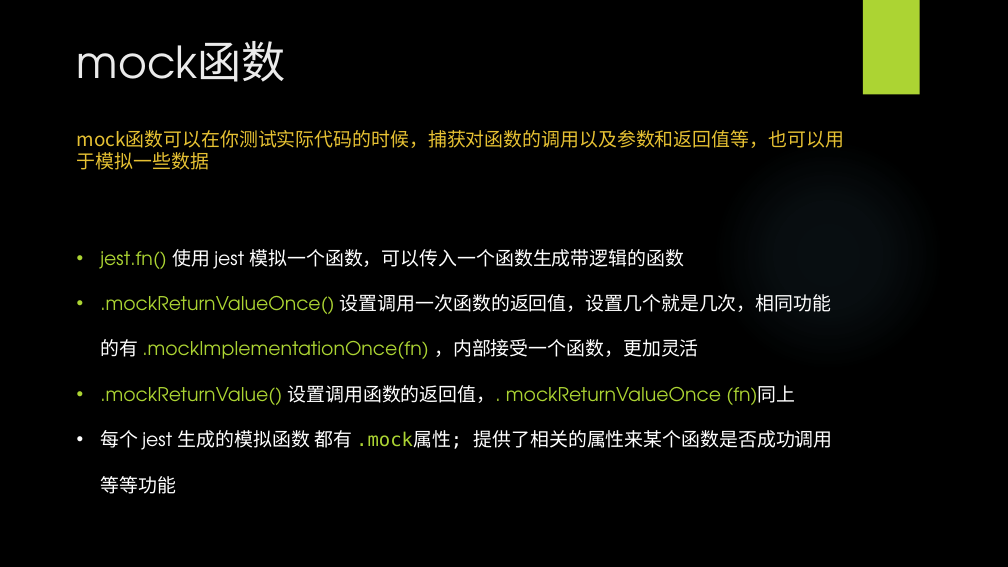
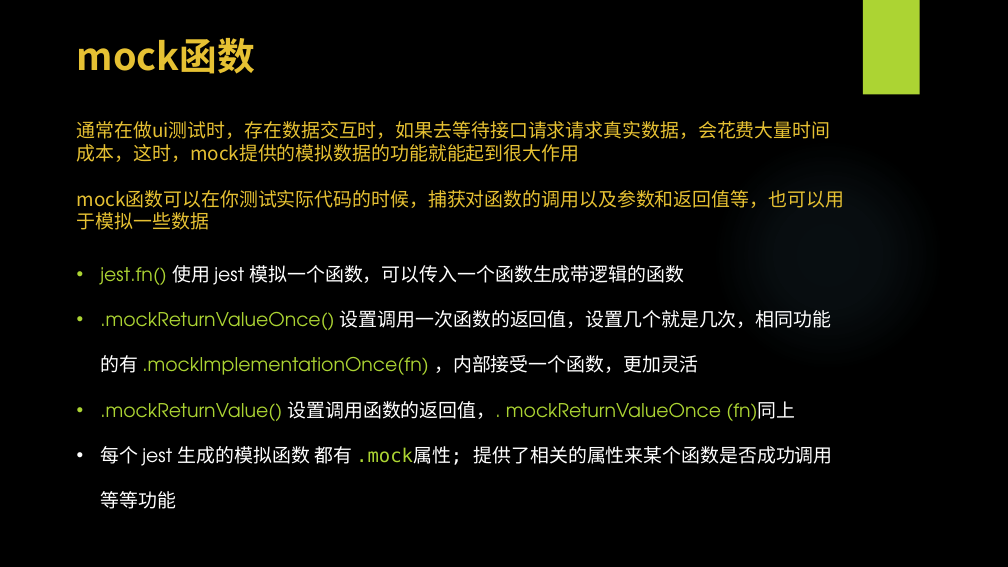
Before and after one commit to WangEbo/auto-test, a slide deck: slide 13 of 王博书的分享/自动化测试.pptx. Drawn at 1008x567 pixels with LibreOffice and Linux fonts; fonts in the diff are those of the drawing; background and template pictures are left out. Boxes give left, top, right and bottom in pixels: in the first picture for what was removed or moved away, otherwise in the second. Text is boxed around its words. In the diff, an @@ line names an element or a change of style, - is before the commit and + after.

```diff
--- a/王博书的分享/自动化测试.pptx
+++ b/王博书的分享/自动化测试.pptx
@@ text "mock函数" at [77, 38, 255, 74]: size 42 to 36 pt, font TeX Gyre Adventor to Noto Sans CJK SC, text colour #EBEBEB to #E6C133, bold on @@
@@ text "通常在做ui测试时，存在数据交互时，如果去等待接口请求请求真实数据，会花费大量时间成本，这时，mock提供的模拟数据的功 ...": place and size @@
-text "通常在做ui测试时，存在数据交互时，如果去等待接口请求请求真实数据，会花费大量时间成本，这时，mock提供的模拟数据的功 ..." at [77, 130, 844, 170]
+text "通常在做ui测试时，存在数据交互时，如果去等待接口请求请求真实数据，会花费大量时间成本，这时，mock提供的模拟数据的功 ..." at [77, 121, 844, 230]
@@ text at [77, 121, 831, 162]: paragraph added @@
+通常在做ui测试时，存在数据交互时，如果去等待接口请求请求真实数据，会花费大量时间成本，这时，mock提供的模拟数据的功能就能起到很大作用
@@ text "jest.fn() 使用 jest 模拟一个函数，可以传入一个函数生成带逻辑的函数": place and size @@
-text "jest.fn() 使用 jest 模拟一个函数，可以传入一个函数生成带逻辑的函数" at [100, 249, 833, 494]
+text "jest.fn() 使用 jest 模拟一个函数，可以传入一个函数生成带逻辑的函数" at [100, 265, 833, 509]
```
Also in this commit, not shown: 13 other slides changed, 3 slides added, 6 other files.
